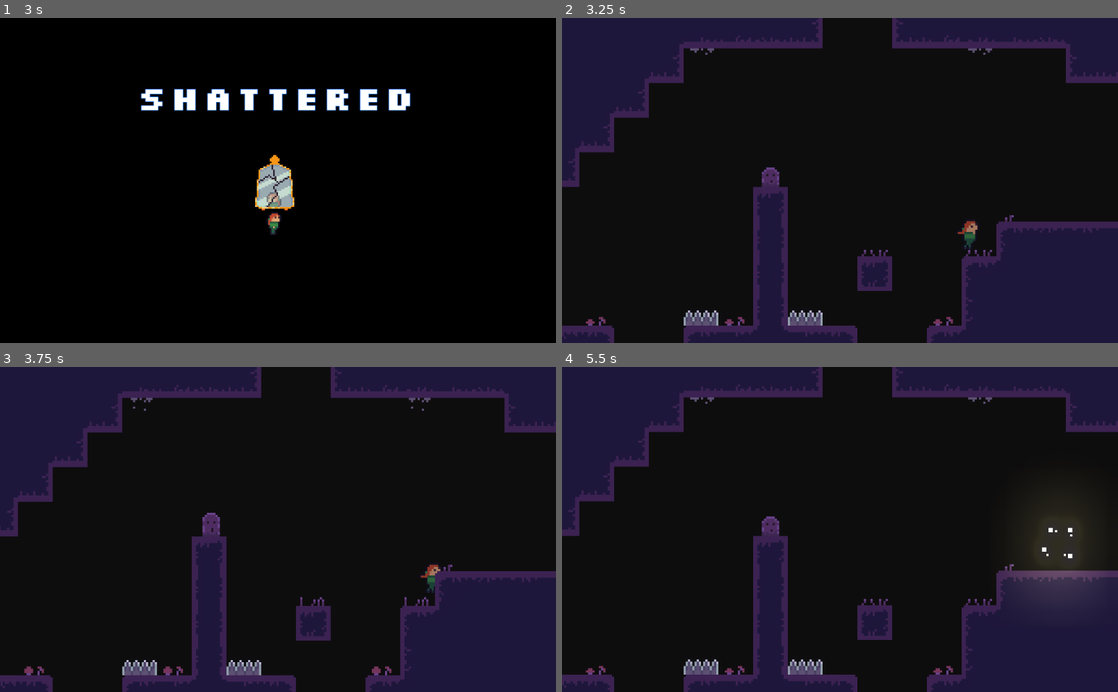
Above: before the commit, frames 1-4 (two rows, left to right).
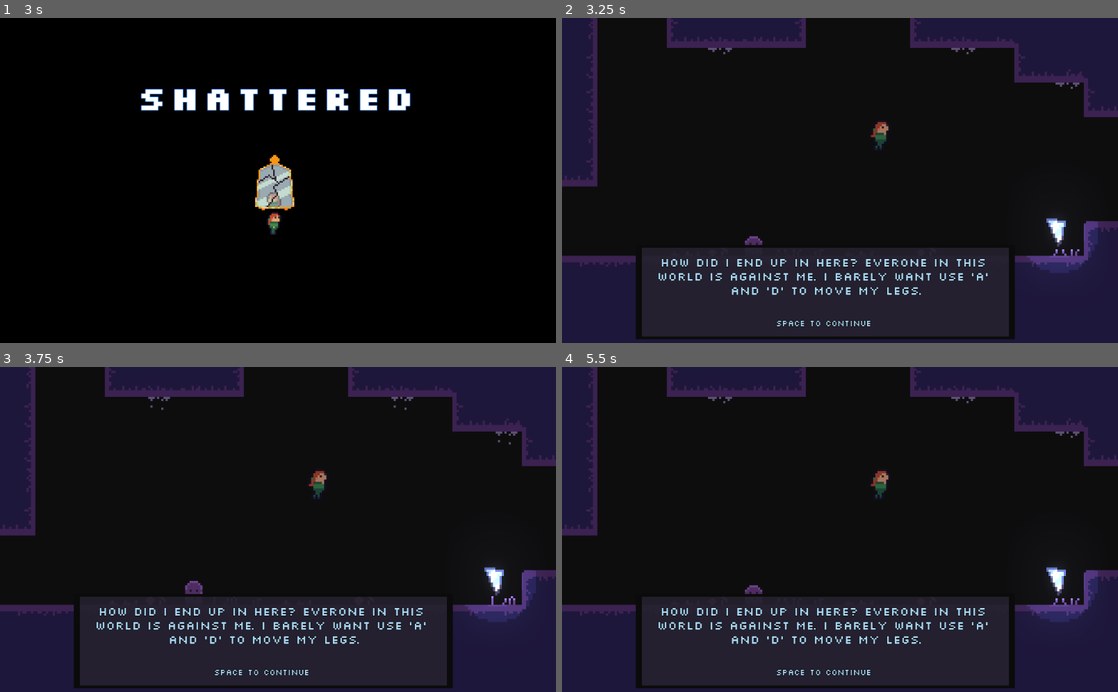
Above: after the commit, the same moments.

Repository: voidboxgames/escave
Game: Godot game, scene res://assets/scenes/Intro.tscn
Two runs of this game, one before a commit and one after it. Both use one fixed random seed, a clock stepped at 60 frames per second and the inputs below.
Inputs:
- Up to frame 1 (3 s): tap Enter at 0.5, 1.25, 2 s; hold J (jump) 0.53-1.28 s; hold D (right) 0.53-2.03 s; tap K (dash) at 0.6, 1.55, 2.1 s; tap J (jump) at 1.35, 1.52, 1.82 s; hold A (left) 2.03-2.78 s; hold J (jump) 2.03-2.78 s; tap Space at 2.75, 2.85 s; hold D (right) from 2.78 s (still down)
- Up to frame 2 (3.25 s): keep holding D (right); tap J (jump) at 3.02 s; tap K (dash) at 3.05 s
- Up to frame 3 (3.75 s): keep holding D (right); tap J (jump) at 3.32 s; hold J (jump) from 3.53 s (still down); tap K (dash) at 3.6 s
- Up to frame 4 (5.5 s): tap Enter at 4.25 s; release D (right) at 4.28 s; release J (jump) at 4.28 s; hold A (left) 4.28-5.03 s; tap J (jump) at 4.35, 4.52, 4.82 s; tap K (dash) at 4.55, 5.1 s; hold D (right) from 5.03 s (still down); hold J (jump) from 5.03 s (still down)

Frame 1 is identical in both runs. In frame 2, 31% of the frame differs, in the area x 0-100%, y 0-100%; in frame 3, 31%; in frame 4, 32%.

Commit message:
clean up shard trigger

Diff:
--- a/assets/scenes/MirrorPieces.gd
+++ b/assets/scenes/MirrorPieces.gd
@@ -14,3 +14,7 @@
 
 func _on_FastWalk_collected() -> void:
 	get_parent().get_node("Monolog").play("can_walk_fast")
+
+
+func _on_MirrorPiece_Jump_collected() -> void:
+	get_parent().get_node("Monolog").play("can_jump")
--- a/assets/scenes/Testworld.tscn
+++ b/assets/scenes/Testworld.tscn
@@ -492,10 +492,8 @@
 [node name="YSort" type="YSort" parent="."]
 
 [node name="Player" parent="YSort" instance=ExtResource( 1 )]
-position = Vector2( 8.92972, -141.353 )
-current_max_speed = 100
-max_dashes = 2
-can_jump = true
+position = Vector2( 16.4186, -11.2119 )
+current_max_speed = 20
 
 [node name="gruond" type="TileMap" parent="YSort"]
 tile_set = SubResource( 35 )
@@ -738,7 +736,7 @@
 power = 3
 
 [node name="MirrorPiece_Jump" parent="MirrorPieces" instance=ExtResource( 3 )]
-position = Vector2( -570.944, 137.056 )
+position = Vector2( -583.958, 136.423 )
 power = 1
 
 [node name="Monolog" parent="." instance=ExtResource( 6 )]
@@ -789,12 +787,6 @@
 position = Vector2( 16.5847, -0.331966 )
 scale = Vector2( 0.379863, 0.194492 )
 MonologID = "intro"
-MonologuePath = NodePath("../../../Monolog")
-
-[node name="MonologTrigger3" parent="Trigger/Monologues" instance=ExtResource( 9 )]
-position = Vector2( -576.212, 141.434 )
-scale = Vector2( 0.648873, 0.259933 )
-MonologID = "can_jump"
 MonologuePath = NodePath("../../../Monolog")
 
 [node name="Bridge1Trigger" type="Area2D" parent="Trigger"]
@@ -916,6 +908,7 @@
 [connection signal="collected" from="MirrorPieces/Dash" to="MirrorPieces" method="_on_Dash_collected"]
 [connection signal="collected" from="MirrorPieces/FastWalk" to="MirrorPieces" method="_on_FastWalk_collected"]
 [connection signal="collected" from="MirrorPieces/DoubleDash" to="MirrorPieces" method="_on_DoubleDash_collected"]
+[connection signal="collected" from="MirrorPieces/MirrorPiece_Jump" to="MirrorPieces" method="_on_MirrorPiece_Jump_collected"]
 [connection signal="body_shape_entered" from="Trigger/Bridge1Trigger" to="Trigger" method="_on_Area2D_body_shape_entered"]
 [connection signal="body_shape_entered" from="Trigger/Bridge1Trigger2" to="Trigger" method="_on_Bridge1Trigger2_body_shape_entered"]
 [connection signal="body_entered" from="Trigger/Moods/MoodChange" to="." method="_on_MoodChange_body_entered"]
